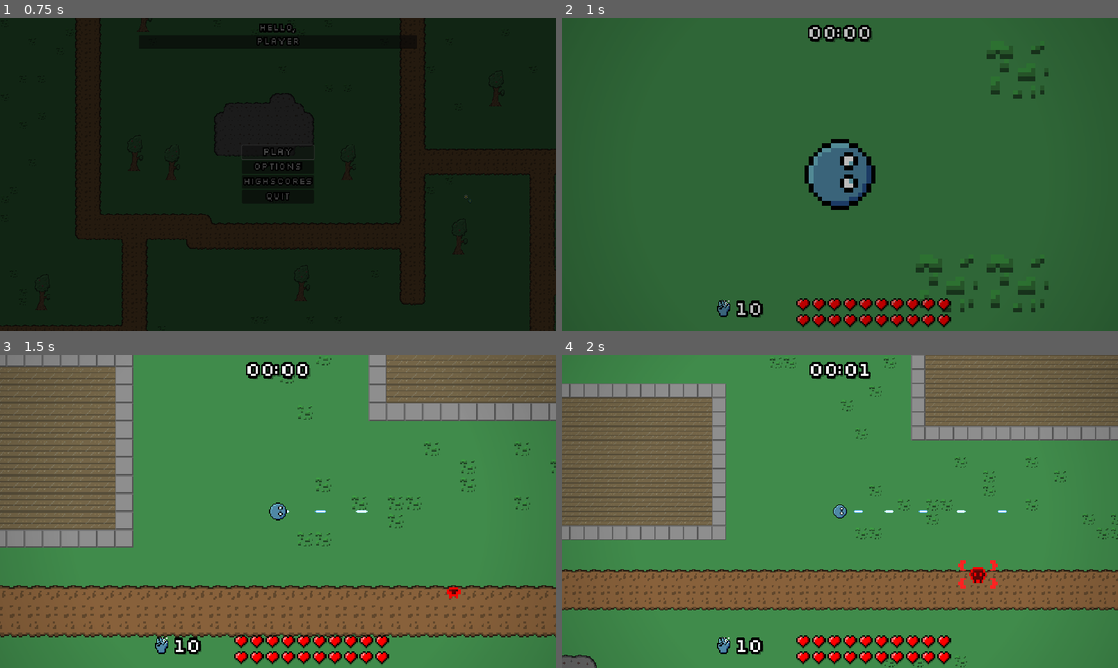
Above: before the commit, frames 1-4 (two rows, left to right).
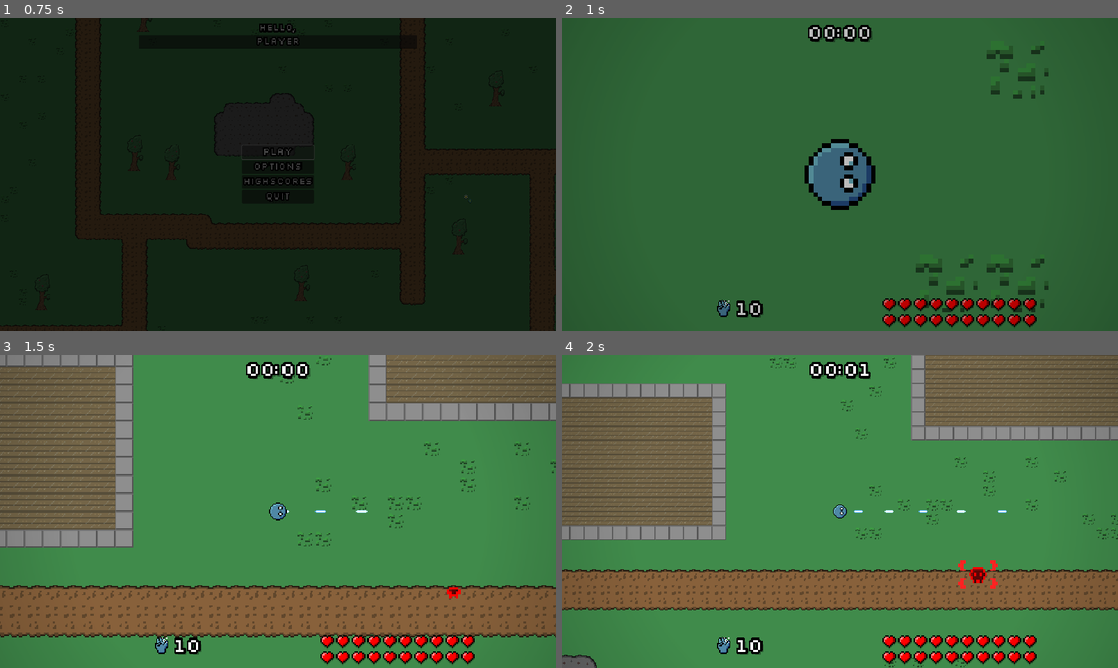
Above: after the commit, the same moments.

Repository: veprogames/top-down-incremental
Game: Godot game, scene res://main_menu/main_menu.tscn
Two runs of this game, one before a commit and one after it. Both use one fixed random seed, a clock stepped at 60 frames per second and the inputs below.
Inputs (mouse positions are in pixels of both pictures, inside the frame that each line leads up to):
- Up to frame 1 (0.75 s): click "Play" at 0.5 s
- Up to frame 2 (1 s): no input
- Up to frame 3 (1.5 s): move the mouse to (305, 511) at 1.27 s
- Up to frame 4 (2 s): no input

Frame 1 is identical in both runs. In frame 2, 2.6% of the frame differs, in the area x 42-86%, y 89-100%; in frame 3, 2.7%; in frame 4, 2.7%.

Commit message:
improve damage display layout

Diff:
--- a/player/ui/player_damage_display.gd
+++ b/player/ui/player_damage_display.gd
@@ -3,7 +3,7 @@
 
 @export var player_damage: PlayerDamage
 
-@onready var grid_container_damages: GridContainer = $GridContainerDamages
+@onready var grid_container_damages: GridContainer = $CenterContainer/GridContainerDamages
 @onready var total_damage_label: TotalDamageLabel = $TotalDamageLabel
 
 
--- a/player/ui/player_damage_display.tscn
+++ b/player/ui/player_damage_display.tscn
@@ -4,6 +4,7 @@
 [ext_resource type="PackedScene" uid="uid://c7hshh5gh3mxf" path="res://player/ui/total_damage_label.tscn" id="2_xhjeb"]
 
 [node name="PlayerDamageDisplay" type="VBoxContainer"]
+custom_minimum_size = Vector2(768, 0)
 offset_right = 715.0
 offset_bottom = 105.0
 script = ExtResource("1_rxhht")
@@ -11,7 +12,10 @@
 [node name="TotalDamageLabel" parent="." instance=ExtResource("2_xhjeb")]
 layout_mode = 2
 
-[node name="GridContainerDamages" type="GridContainer" parent="."]
+[node name="CenterContainer" type="CenterContainer" parent="."]
+layout_mode = 2
+
+[node name="GridContainerDamages" type="GridContainer" parent="CenterContainer"]
 layout_mode = 2
 theme_override_constants/h_separation = 16
 columns = 5
